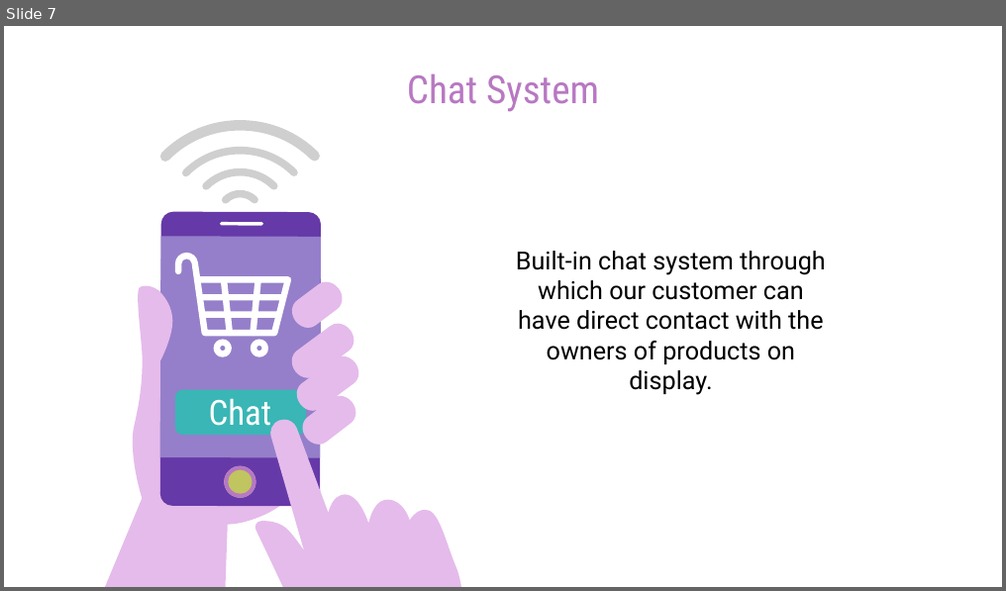
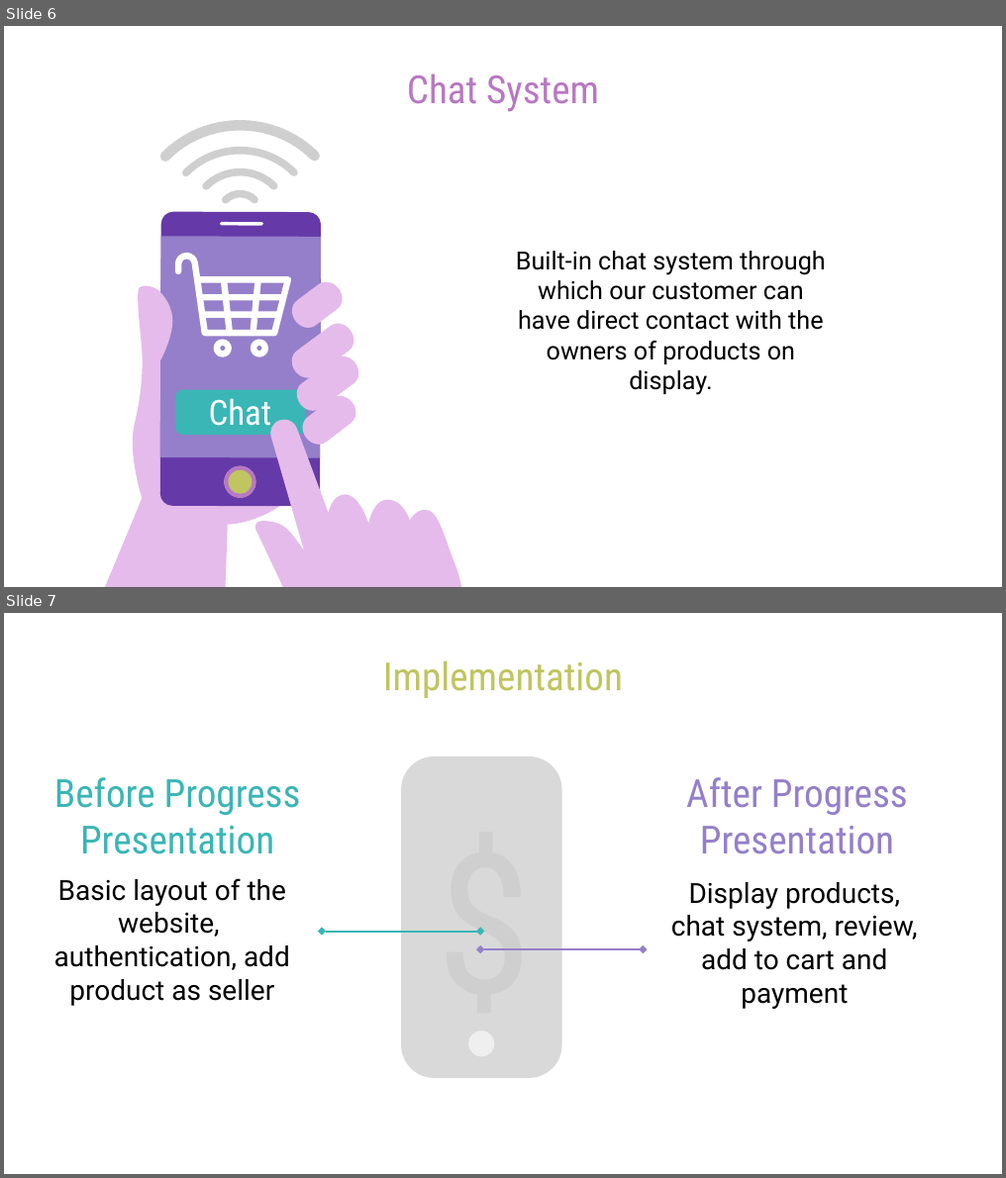
Before and after one commit to Maliha-Zaman/Spectrum, a slide deck: Presentations/Spectrum_FullSlide.pptx. Shown one above the other, each under a label of ours: slide 7 before the commit, slides 6 and 7 after it. The pictures are 1006x591 and 1006x1178 pixels, drawn with LibreOffice and Linux fonts; fonts in the diff are those of the drawing. Boxes give left, top, right and bottom in pixels: in the first picture for what was removed or moved away, otherwise in the second. Text is boxed around its words. In the diff, an @@ line names an element or a change of style, - is before the commit and + after.

```diff
--- a/Presentations/Spectrum_FullSlide.pptx
+++ b/Presentations/Spectrum_FullSlide.pptx
@@ slide 7 added at box(4, 613, 1002, 1174), background #FFFFFF @@
@@ title added at box(383, 661, 623, 698), 28 pt, text #C0C55F @@
+Implementation
@@ freeform shape added at box(401, 757, 561, 1078), fill #D9D9D9 @@
@@ text added at box(54, 777, 301, 855), 28 pt, text #39B6B5 @@
+Before Progress Presentation
@@ text added at box(426, 788, 519, 1019), 141 pt, text #CFCFCF @@
+$
@@ text added at box(686, 777, 908, 855), 28 pt, text #957FCA @@
+After Progress Presentation
@@ freeform shape added at box(101, 808, 239, 1038), fill #FFFFFF @@
@@ text added at box(54, 878, 290, 1006), 20 pt, text #000000 @@
+Basic layout of the website, authentication, add product as seller
@@ text added at box(671, 882, 918, 1009), 20 pt, text #000000 @@
+Display products, chat system, review, add to cart and payment
@@ double arrow added from (322, 932) to (480, 932), #39B6B5 1.5 pt @@
@@ double arrow added from (480, 950) to (643, 950), #957FCA 1.5 pt @@
@@ freeform shape added at box(468, 1031, 494, 1058), fill #EFEFEF @@
@@ what was slide 7 is now slide 6 @@
```
Also in this commit, not shown: 3 slides changed, 1 other slide added, 4 slides removed, 29 other files.
